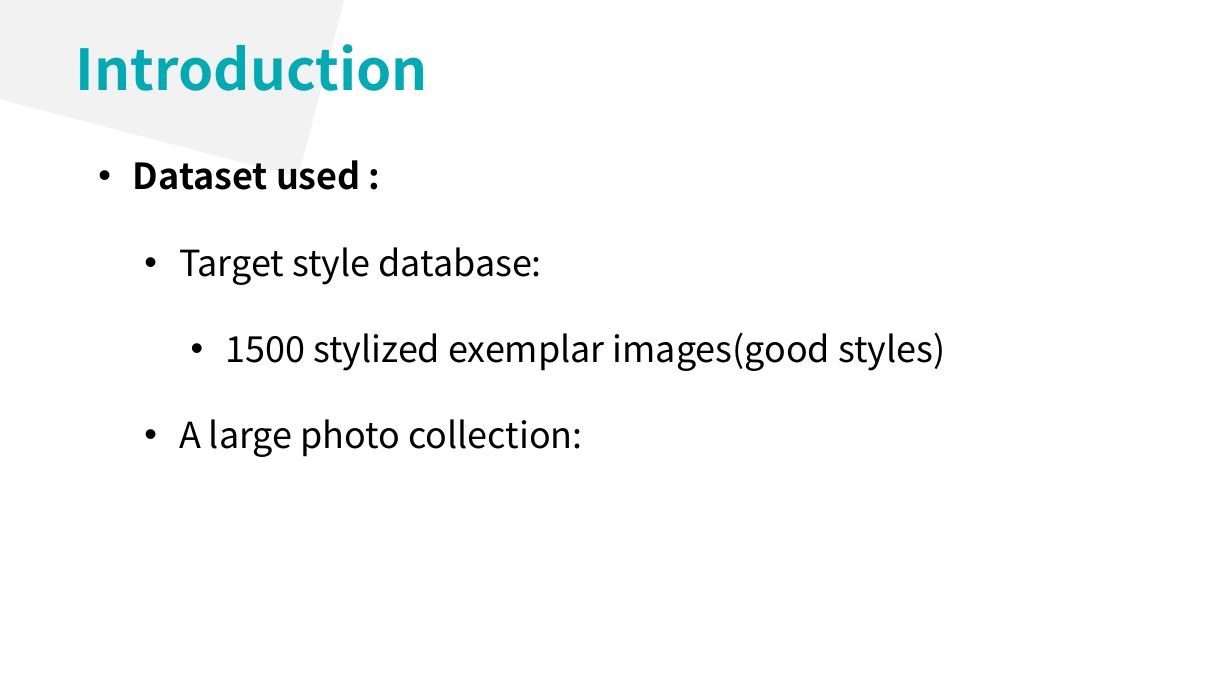
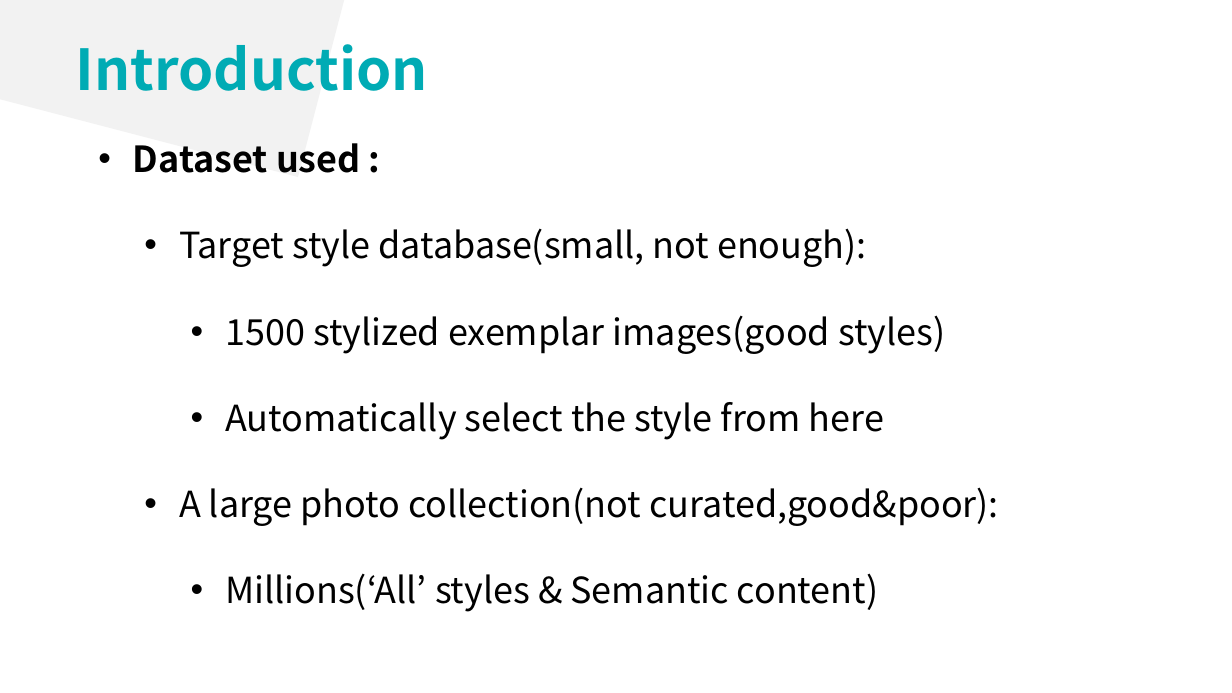
Before and after one commit to lsyoath/sheepy, a slide deck: slide 6 of ComputerVision.pptx. Drawn at 1232x693 pixels with LibreOffice and Linux fonts; fonts in the diff are those of the drawing. Boxes give left, top, right and bottom in pixels: in the first picture for what was removed or moved away, otherwise in the second. Text is boxed around its words. In the diff, an @@ line names an element or a change of style, - is before the commit and + after.

Commit message:
1220

```diff
--- a/ComputerVision.pptx
+++ b/ComputerVision.pptx
@@ text "Dataset used :": place and size @@
-text "Dataset used :" at (133, 160, 945, 457)
+text "Dataset used :" at (133, 143, 998, 612)
@@ text at (179, 228, 866, 267): text changed @@
-  • Target style database:
+  • Target style database(small, not enough):
@@ text at (179, 402, 998, 612): text changed @@
-  • A large photo collection:
+    • Automatically select the style from here
+  • A large photo collection(not curated,good&poor):
+    • Millions(‘All’ styles & Semantic content)
```
Also in this commit, not shown: 1 other slide changed, 6 slides added.
